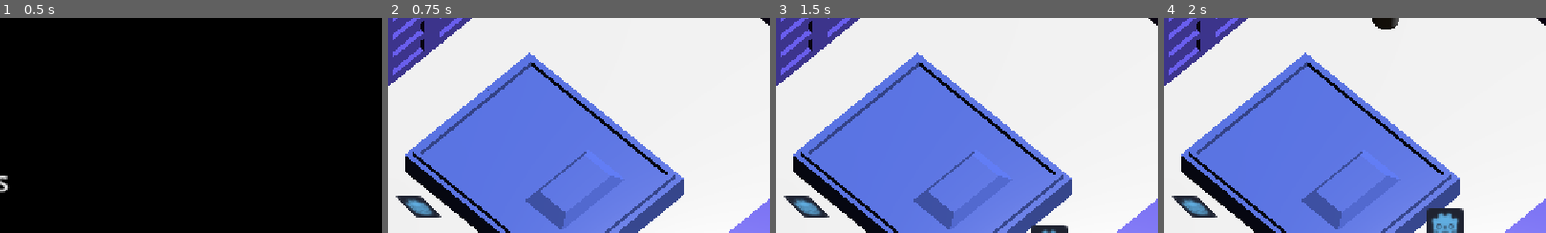
Above: before the commit, frames 1-4 (left to right).
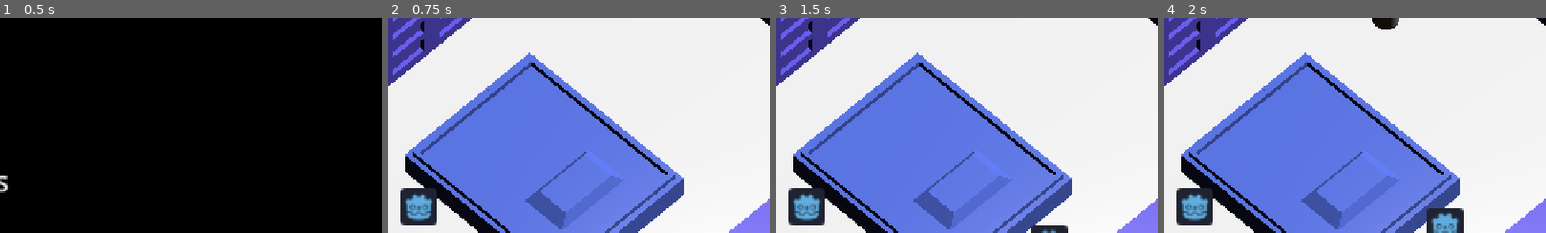
Above: after the commit, the same moments.

Repository: WeronikaKowalkowska/dnsgamejam
Game: Godot game, scene res://scenes/menu.tscn
The game is run twice, just before and just after one commit, with the same random seed, the same clock (stepped at 60 frames per second) and the same inputs.
Inputs (mouse positions are % of the whole screen's width and height, from its top left):
- Up to frame 1 (0.5 s): no input
- Up to frame 2 (0.75 s): click "Play" at 0.5 s
- Up to frame 3 (1.5 s): tap Enter (ui_accept) at 1.25 s; move the mouse to (45, 70) at 1.27 s; hold W (move_forward) from 1.28 s (still down); click (45, 70) at 1.42 s
- Up to frame 4 (2 s): keep holding W (move_forward); tap Enter (ui_accept) at 1.52 s
The pictures show only the part of the screen within x 29-79%, y 6-56%; the shares and areas given below are measured in that part.

Frame 1 is identical in both runs. In frame 2, 1.4% of the frame differs, in the area x 2-14%, y 79-97%; in frame 3, 1.4%; in frame 4, 1.4%.

Commit message:
working cat movement

Diff:
--- a/scenes/main.tscn
+++ b/scenes/main.tscn
@@ -2,10 +2,11 @@
 
 [ext_resource type="Texture2D" uid="uid://dim3fo6c5gqh6" path="res://assets/icon.svg" id="1_o5qli"]
 [ext_resource type="PackedScene" uid="uid://buo81e5n6vmcr" path="res://assets/animal/Agent_dog.tscn" id="2_0wfyh"]
-[ext_resource type="Script" uid="uid://cirijdoiwfyqb" path="res://scripts/player.gd" id="2_choun"]
+[ext_resource type="Script" uid="uid://cirijdoiwfyqb" path="res://scripts/KotLiveMovement.gd" id="2_choun"]
 [ext_resource type="PackedScene" uid="uid://c4j0dsgngrf5" path="res://assets/models/floor.glb" id="2_tbgi4"]
 [ext_resource type="PackedScene" uid="uid://ccqbfh8c0g4fq" path="res://assets/models/budynek1.glb" id="3_tefeu"]
 [ext_resource type="PackedScene" uid="uid://ddpxfkyejyiee" path="res://assets/models/budynek2.glb" id="4_o6xl0"]
+[ext_resource type="Script" uid="uid://dj8y37nvm1btm" path="res://scripts/KotDuchMovement.gd" id="4_ya4ey"]
 [ext_resource type="PackedScene" uid="uid://dqy3gb68iyj6b" path="res://assets/models/scianka1.glb" id="5_tipki"]
 [ext_resource type="PackedScene" uid="uid://dqcqgrh0mrmt0" path="res://assets/models/scianka2.glb" id="6_tefeu"]
 [ext_resource type="PackedScene" uid="uid://b114m4thkvqsq" path="res://assets/models/scianka3.glb" id="7_o6xl0"]
@@ -87,8 +88,9 @@
 transform = Transform3D(1, 0, 0, 0, 1, 1.1920929e-07, 0, 0, 1.0000004, 0, 0, 0)
 texture = ExtResource("1_o5qli")
 
-[node name="KotDuchRigidBody3D" type="RigidBody3D" parent="." unique_id=1947282057 groups=["catSpectre"]]
+[node name="KotDuchRigidBody3D" type="CharacterBody3D" parent="." unique_id=933195050 groups=["catSpectre"]]
 transform = Transform3D(0.21107113, -0.97735393, -0.015101567, -0.57709646, -0.13707066, 0.80509096, -0.7889288, -0.16121642, -0.5929592, 1.8402369, 0.7234764, 7.0463343)
+script = ExtResource("4_ya4ey")
 
 [node name="CollisionShape3D" type="CollisionShape3D" parent="KotDuchRigidBody3D" unique_id=836013378]
 transform = Transform3D(1.0000002, -1.4901161e-08, 2.9802322e-08, -1.4901161e-08, 1.0000002, 0, 0, -7.450581e-09, 1.0000002, 0, 0, 0)
@@ -96,7 +98,10 @@
 
 [node name="Sprite3D" type="Sprite3D" parent="KotDuchRigidBody3D" unique_id=621464419]
 transform = Transform3D(1, 0, 0, 0, 1, 2.9802322e-08, 0, 0, 1.0000001, 0, 0, 0)
+billboard = 1
 texture = ExtResource("1_o5qli")
+
+[node name="NavigationAgent3D" type="NavigationAgent3D" parent="KotDuchRigidBody3D" unique_id=1646519035]
 
 [node name="NavigationRegion3D" type="NavigationRegion3D" parent="." unique_id=966443250]
 navigation_mesh = SubResource("NavigationMesh_tipki")
--- /dev/null
+++ b/scripts/KotDuchMovement.gd
@@ -0,0 +1,57 @@
+extends CharacterBody3D
+
+@export var speed = 5.0
+@export var fall_acceleration = 75
+
+@onready var navigation_agent: NavigationAgent3D = $NavigationAgent3D
+
+func _ready():
+	await get_tree().physics_frame
+
+	navigation_agent.target_position = global_position
+
+func _unhandled_input(event):
+	if event is InputEventMouseButton and event.button_index == MOUSE_BUTTON_RIGHT and event.pressed:
+		var camera = get_viewport().get_camera_3d()
+		if not camera:
+			return
+
+		var mouse_pos = get_viewport().get_mouse_position()
+		var ray_length = 1000.0
+		var from = camera.project_ray_origin(mouse_pos)
+		var to = from + camera.project_ray_normal(mouse_pos) * ray_length
+
+		var space_state = get_world_3d().direct_space_state
+		var query = PhysicsRayQueryParameters3D.create(from, to)
+		var result = space_state.intersect_ray(query)
+
+		if result:
+			navigation_agent.target_position = result.position
+
+func _physics_process(delta):
+	# Grawitacja
+	var target_velocity = velocity
+	if not is_on_floor():
+		target_velocity.y -= fall_acceleration * delta
+	else:
+		target_velocity.y = 0
+
+	if navigation_agent.is_navigation_finished():
+		target_velocity.x = 0
+		target_velocity.z = 0
+		velocity = target_velocity
+		move_and_slide()
+		return
+
+	var current_agent_position = global_position
+	var next_path_position = navigation_agent.get_next_path_position()
+
+	var direction = (next_path_position - current_agent_position).normalized()
+	direction.y = 0
+
+	# prędkość w osiach X i Z
+	target_velocity.x = direction.x * speed
+	target_velocity.z = direction.z * speed
+
+	velocity = target_velocity
+	move_and_slide()
Not shown, added: scripts/KotDuchMovement.gd.uid
Renamed: scripts/player.gd -> scripts/KotLiveMovement.gd
Renamed: scripts/player.gd.uid -> scripts/KotLiveMovement.gd.uid
